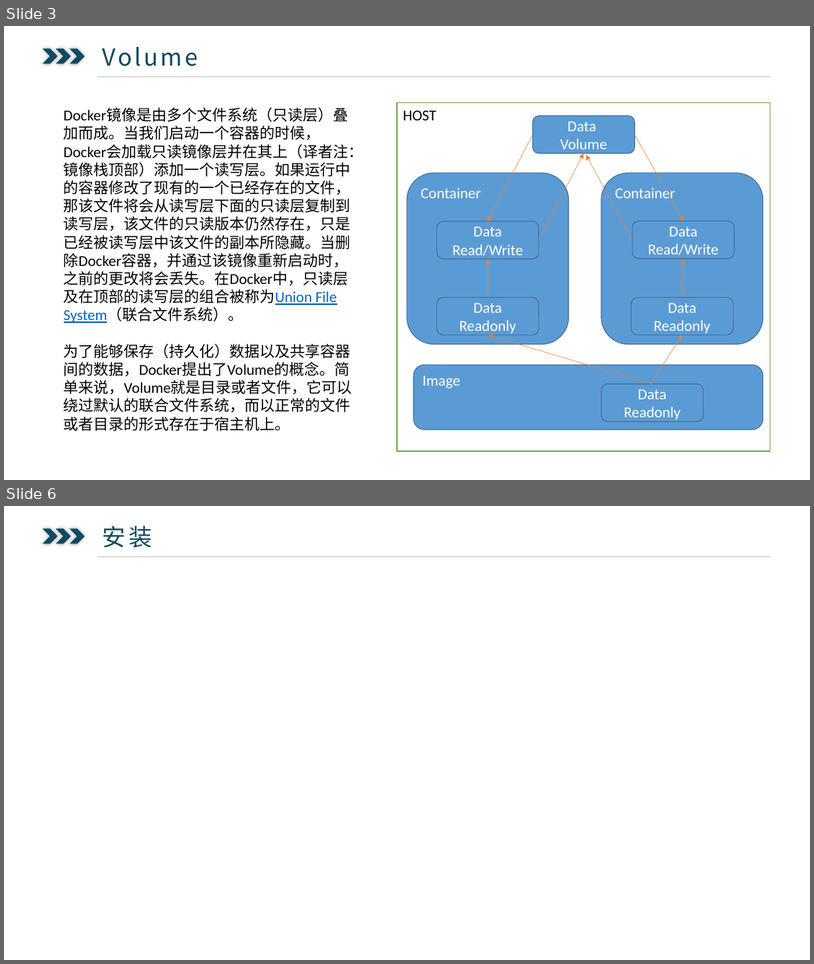
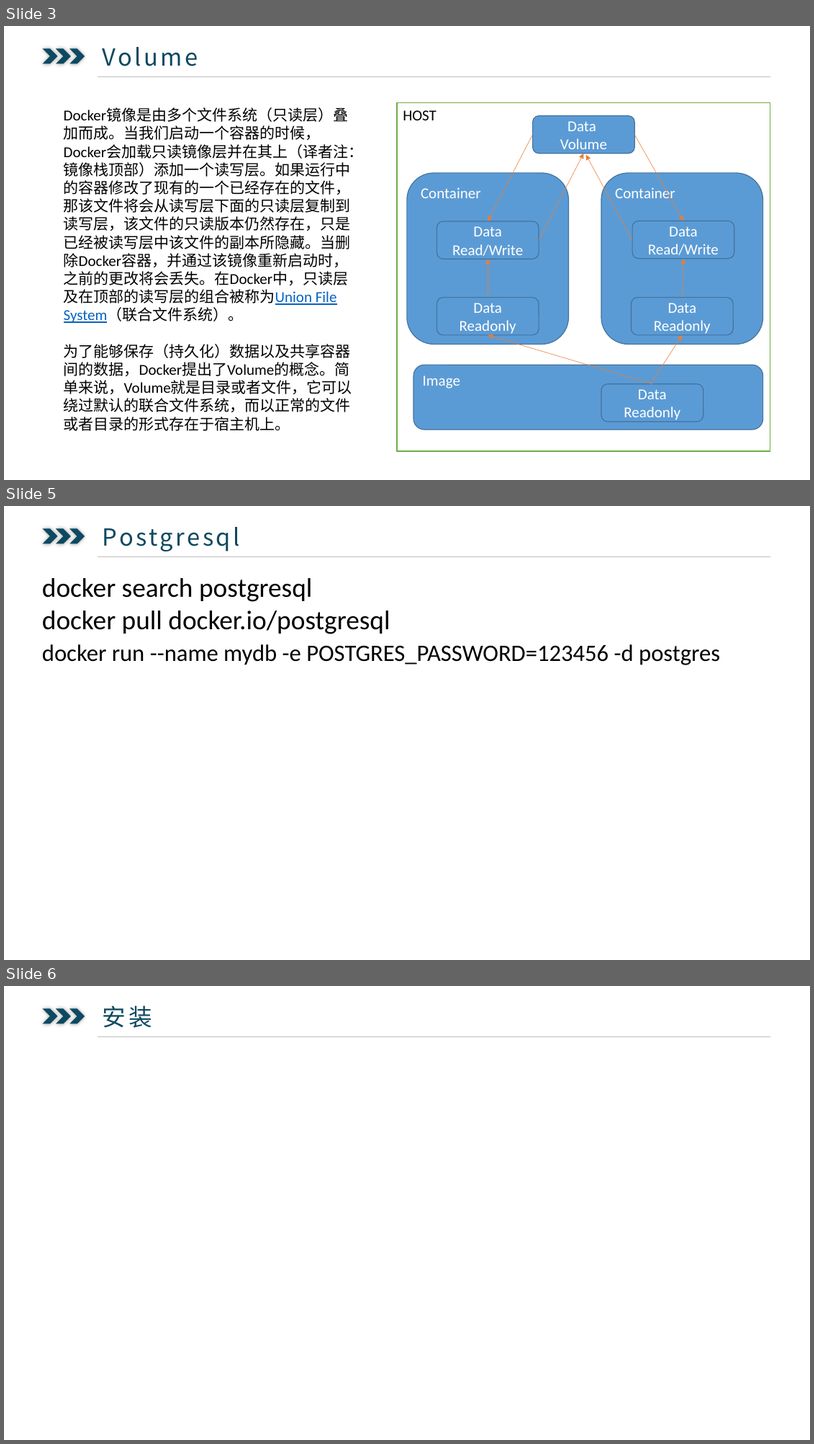
Before and after one commit to ysglyl/ppts, a slide deck: docker.pptx. Shown one above the other, each under a label of ours: slides 3 and 6 before the commit, slides 3, 5 and 6 after it; the slides between them are not shown. The pictures are 814x964 and 814x1444 pixels, drawn with LibreOffice and Linux fonts; fonts in the diff are those of the drawing. Boxes give left, top, right and bottom in pixels: in the first picture for what was removed or moved away, otherwise in the second. Text is boxed around its words. In the diff, an @@ line names an element or a change of style, - is before the commit and + after.

```diff
--- a/docker.pptx
+++ b/docker.pptx
@@ slide 5 added at (x1=4, y1=506, x2=810, y2=960), background #FFFFFF @@
@@ text added at (x1=98, y1=520, x2=449, y2=554), 28 pt, text #0D4960 @@
+  Postgresql
@@ chevron added at (x1=43, y1=528, x2=58, y2=543), fill #0D4960 @@
@@ chevron added at (x1=56, y1=528, x2=71, y2=543), fill #0D4960 @@
@@ chevron added at (x1=70, y1=528, x2=85, y2=543), fill #0D4960 @@
@@ line added from (98, 556) to (771, 556), #BFBFBF 0.5 pt @@
@@ text added at (x1=42, y1=578, x2=720, y2=665), 28 pt, text #000000 @@
+docker search postgresql
+docker pull docker.io/postgresql
+docker run --name mydb -e POSTGRES_PASSWORD=123456 -d postgres
```
Also in this commit, not shown: 1 other slide added, 2 slides removed.
